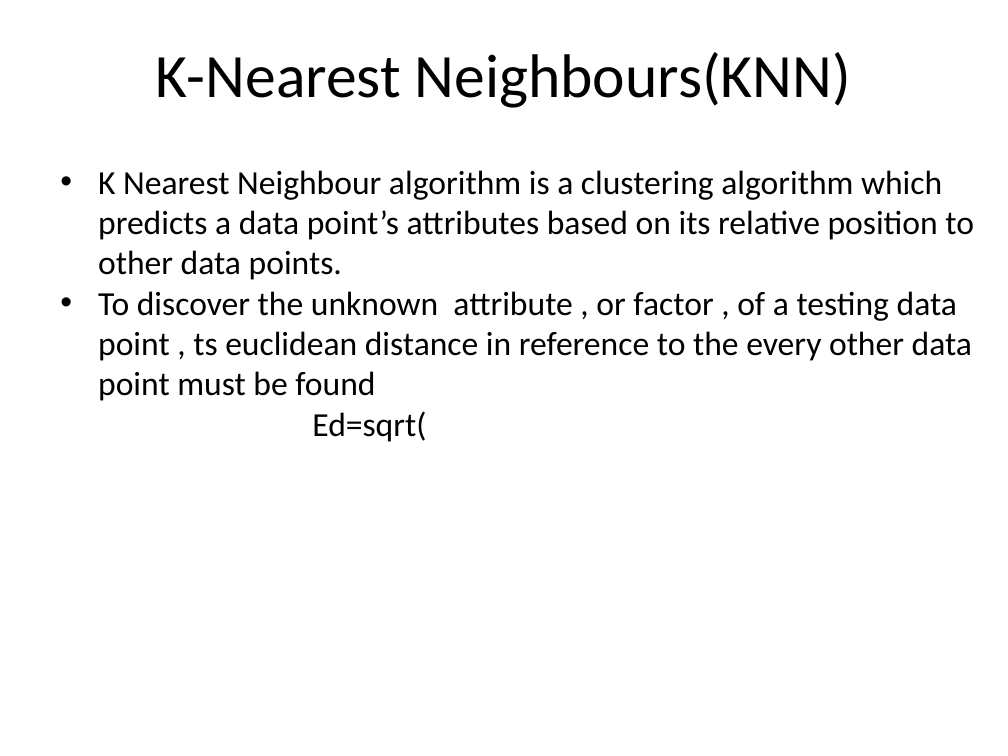
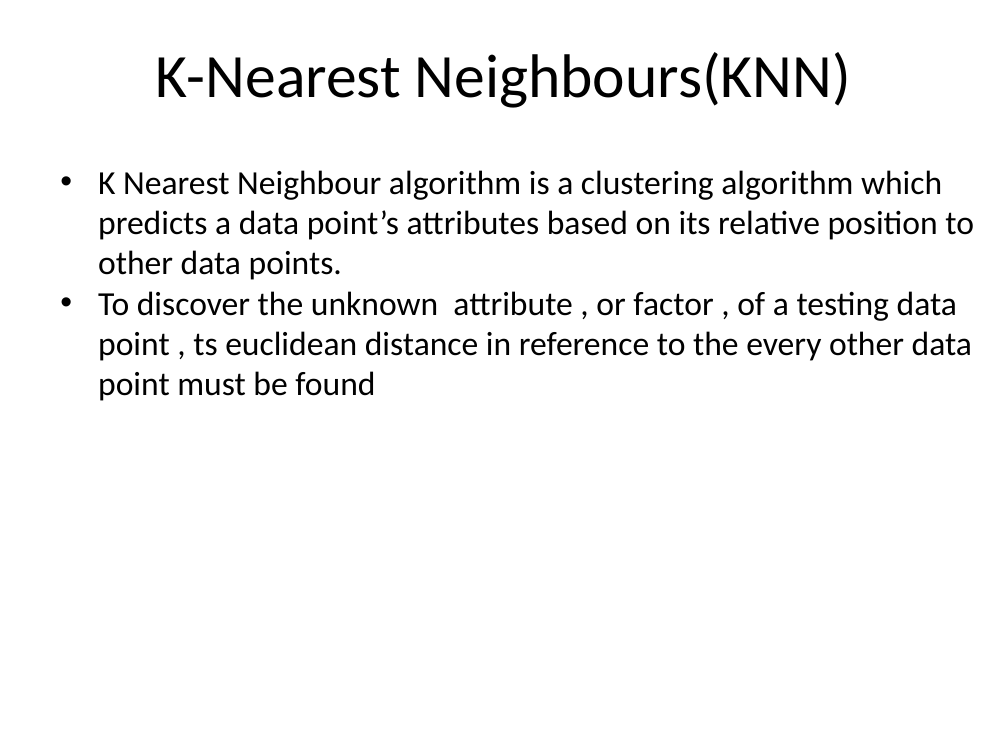
Before and after one commit to RenaStellin/postAssignmentCDAC, a slide deck: slide 4 of Evaluating ML algorithm with balanced and unbalanced datasets.pptx. Drawn at 1008x756 pixels with LibreOffice and Linux fonts; fonts in the diff are those of the drawing. Boxes give left, top, right and bottom in pixels: in the first picture for what was removed or moved away, otherwise in the second. Text is boxed around its words. In the diff, an @@ line names an element or a change of style, - is before the commit and + after.

```diff
--- a/Evaluating ML algorithm with balanced and unbalanced datasets.pptx
+++ b/Evaluating ML algorithm with balanced and unbalanced datasets.pptx
@@ text at (x1=312, y1=411, x2=426, y2=442): paragraph removed @@
-            Ed=sqrt(
```
Also in this commit, not shown: 1 other slide changed, 1 slide removed.
